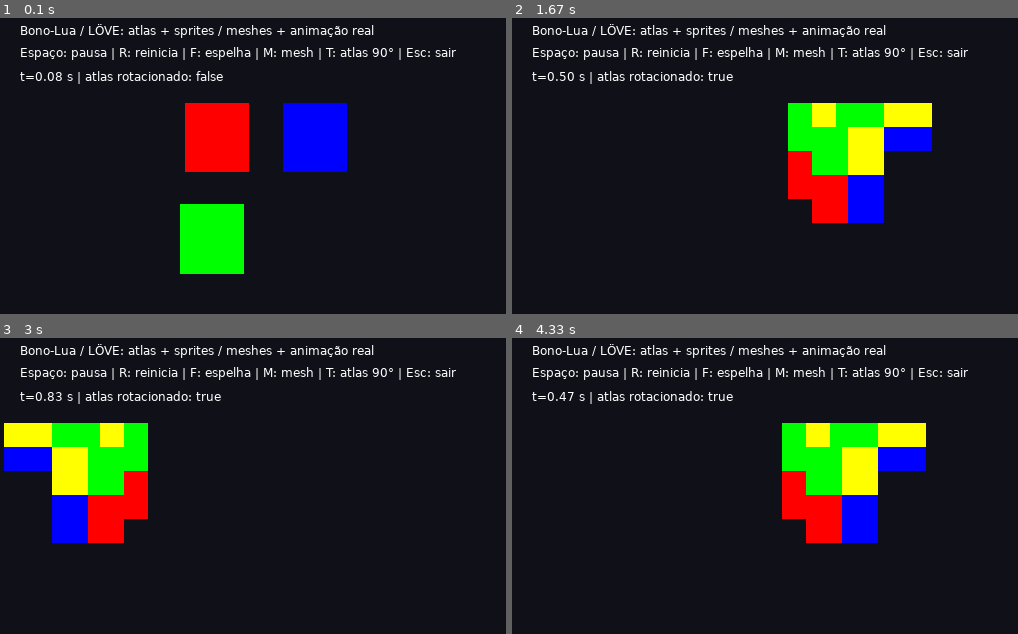
Above: before the commit, frames 1-4 (two rows, left to right).
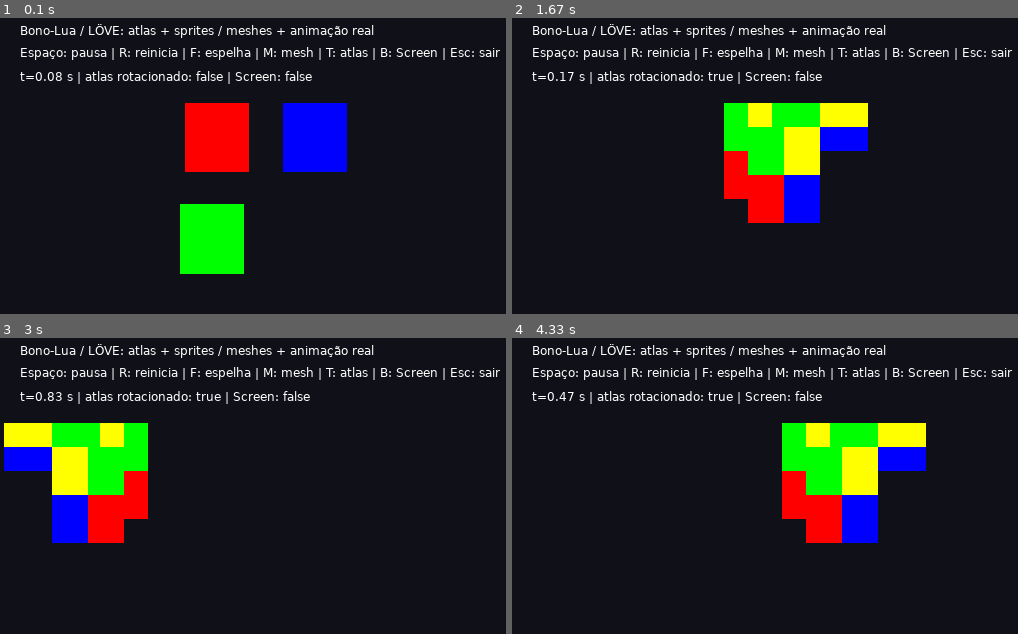
Above: after the commit, the same moments.

Repository: SrTristeSad/Bono-Lua
Game: LÖVE game, started from main.lua
Same seed, same stepped clock (60 frames per second), same inputs: the game is played once before the commit and once after it.
Inputs:
- Up to frame 1 (0.1 s): no input
- Up to frame 2 (1.67 s): tap B at 0.33 s; hold M 0.67-1.13 s; hold D 0.67-1.13 s; tap T at 1.17 s; hold B from 1.5 s (still down)
- Up to frame 3 (3 s): release B at 1.97 s; hold R 2-2.47 s; tap F at 2.5 s; tap Space at 2.83 s
- Up to frame 4 (4.33 s): tap Space at 3.23, 3.53, 3.73, 4.07 s; tap F at 3.32 s

The runs differ from the first frame. In frame 1, 0.6% of the frame differs, in the area x 45-99%, y 10-23%; in frame 2, 14%, in the area x 9-99%, y 10-70%; in frame 3, 0.6%; in frame 4, 0.6%.

Commit message:
Add LÖVE Screen sprite blending with Pixi byte packing and real GPU comparison

Diff:
--- a/docs/PORTING_PROGRESS.json
+++ b/docs/PORTING_PROGRESS.json
@@ -221,9 +221,9 @@
     },
     "Pixi/4.x/src/dragonBones/pixi/PixiSlot.ts": {
       "destination": "dragonbones/love/Slot.lua",
-      "status": "Parcial: sprites/V4, meshes comum/ponderada/Surface e atlas rotacionados adaptados ao LÖVE; blends avançados e integração completa pendentes.",
-      "tests": "lovesprites_differential: 56 cenários/11.188 …(604 unchanged characters)… tation-result.json. Ver LoveRotation.md.",
-      "differences": "LÖVE Mesh/Image/Quad e scene graph em  …(345 unchanged characters)… nal. Ver LoveMeshes.md e LoveSprites.md."
+      "status": "Parcial: sprites, meshes comum/ponderada/Surface, atlas rotacionados e Screen adaptados ao LÖVE; Multiply/outros blends e integração completa pendentes.",
+      "tests": "lovesprites_differential: 56 cenários/11.188 …(604 unchanged characters)… tation-result.json. Ver LoveRotation.md. Screen: 33/6.588 exatos por VM, inclusive troca dinâmica de modo; 18 cenas reais e 1.474.560 canais exigidos idênticos em blend-result.json. Ver LoveScreen.md.",
+      "differences": "LÖVE Mesh/Image/Quad e scene graph em  …(345 unchanged characters)… nal. Ver LoveMeshes.md e LoveSprites.md. Screen usa shader de premultiplicação e empacotamento RGB/alpha do batcher Pixi; recursos pertencem ao display, estado do host restaurado. Multiply e outros blends avançados pendentes."
     },
     "Pixi/4.x/src/dragonBones/pixi/PixiTextureAtlasData.ts": {
       "destination": "dragonbones/love/TextureAtlasData.lua",
--- a/dragonbones/love/Display.lua
+++ b/dragonbones/love/Display.lua
@@ -32,7 +32,29 @@
 function Display:destroy()
   if self.parent then self.parent:removeChild(self)end
   if self._gpuMesh then self._gpuMesh:release();self._gpuMesh=nil end
+  if self._blendShaders then
+    for _,shader in pairs(self._blendShaders)do shader:release()end
+    self._blendShaders=nil
+  end
   self.texture=nil;self.destroyed=true
+end
+-- Pixi's sprite batch packs premultiplied tint and alpha into four bytes.
+-- Images use straight alpha in LÖVE; the shader premultiplies texture RGB.
+local blendEffects={
+  [3]=[[vec4 effect(vec4 color, Image image, vec2 uv, vec2 pixel) {
+    vec4 c = Texel(image, uv);
+    c.rgb *= c.a;
+    return c * color;
+  }]],
+}
+local function blendShader(node)
+  node._blendShaders=node._blendShaders or {}
+  local shader=node._blendShaders[node.blendMode]
+  if not shader then
+    shader=love.graphics.newShader(blendEffects[node.blendMode])
+    node._blendShaders[node.blendMode]=shader
+  end
+  return shader
 end
 local function drawNode(node,parentAlpha)
   if not node.visible then return end
@@ -54,9 +76,15 @@
     end
     local tint=node.tint
     g.setColor(math.floor(tint/65536)%256/255,math.floor(tint/256)%256/255,tint%256/255,alpha)
+    local previousShader=g.getShader()
     if node.blendMode==0 then g.setBlendMode('alpha','alphamultiply')
     elseif node.blendMode==1 then g.setBlendMode('add','alphamultiply')
-    else error('LÖVE sprite backend currently supports Normal/Add blend only')end
+    elseif node.blendMode==3 then
+      g.setColor(math.floor(math.floor(tint/65536)%256*alpha+.5)/255,
+        math.floor(math.floor(tint/256)%256*alpha+.5)/255,
+        math.floor(tint%256*alpha+.5)/255,math.floor(alpha*255)/255)
+      g.setBlendMode('screen','premultiplied');g.setShader(blendShader(node))
+    else error('LÖVE sprite backend supports Normal/Add/Screen only')end
     if node.kind=='mesh'then
       g.setMeshCullMode('none')
       if node.vertices and node.indices.length>0 then
@@ -92,6 +120,7 @@
       end
       g.setMeshCullMode('none');g.draw(texture.spriteMesh)
     else g.draw(texture.image,texture.quad)end
+    if node.blendMode==3 then g.setShader(previousShader)end
   end
   for _,child in ipairs(node.children)do drawNode(child,alpha)end
   g.pop()
--- a/dragonbones/love/Slot.lua
+++ b/dragonbones/love/Slot.lua
@@ -1,11 +1,12 @@
 -- Sprite/mesh paths adapted from pinned Pixi/4.x/src/dragonBones/pixi/PixiSlot.ts.
 -- Copyright (c) DragonBones contributors. MIT: LICENSE-DRAGONBONES.
--- Advanced blend modes remain a separate backend slice.
+-- Screen follows Pixi 4; remaining advanced modes are separate slices.
 local Slot=require('dragonbones.armature.Slot')
 local Pool=require('dragonbones.core.BaseObject')
 local Atlas=require('dragonbones.love.TextureAtlasData').TextureAtlasData
 local Enums=require('dragonbones.core.Enums')
 local Mode=Enums.BlendMode
+local blendModes={[Mode.Normal]=0,[Mode.Add]=1,[Mode.Screen]=3}
 local Binary=Enums.BinaryOffset
 local Shared=require('dragonbones.parser.SharedBinaryBuffer')
 local number=require('dragonbones.parser.JSValue').number
@@ -42,9 +43,9 @@
 function LoveSlot:_updateVisible()self._renderDisplay.visible=self._parent.visible and self._visible end
 function LoveSlot:_updateBlendMode()
   if self._renderDisplay.kind=='sprite'then
-    assert(self._blendMode==Mode.Normal or self._blendMode==Mode.Add,
-      'LÖVE sprite backend currently supports Normal/Add blend only')
-    self._renderDisplay.blendMode=self._blendMode==Mode.Add and 1 or 0
+    local mode=blendModes[self._blendMode]
+    assert(mode~=nil,'LÖVE sprite backend supports Normal/Add/Screen only')
+    self._renderDisplay.blendMode=mode
   end
 end
 function LoveSlot:_updateColor()
--- /dev/null
+++ b/examples/love/blends.lua
@@ -0,0 +1,55 @@
+-- Screen blend demo/captures use real runtime objects and asymmetric atlas input.
+local JSON=require('dragonbones.parser.JSON')
+local Factory=require('dragonbones.love.Factory')
+local Rotated=require('examples.love.rotated')
+local B={}
+function B.scene(mesh,rotated,alpha,tint)
+  local raw=JSON.parse(love.filesystem.read(mesh and'examples/love/meshes_ske.json'or'examples/love/sprites_ske.json'))
+  for i=1,raw.armature[1].slot.length do
+    local slot=raw.armature[1].slot[i]
+    slot.blendMode=12
+    slot.color={aM=alpha*100,rM=tint*100,gM=100,bM=100}
+  end
+  local atlas=JSON.parse(love.filesystem.read('examples/love/rotated_tex.json'))
+  if not rotated then
+    for i=1,atlas.SubTexture.length do atlas.SubTexture[i].rotated=false end
+  end
+  local image=Rotated.image(false)
+  local factory=Factory.new()
+  factory:parseDragonBonesData(raw,'sprites')
+  factory:parseTextureAtlasData(atlas,image,'sprites')
+  local arm=factory:buildArmature('demo','sprites');arm.animation:play('move',0)
+  return factory,arm,image
+end
+function B.capture(output)
+  local cases={}
+  for _,alpha in ipairs({0,.25,.5,1})do
+    for _,tint in ipairs({1,.5})do
+      for _,rotated in ipairs({false,true})do
+        cases[#cases+1]={alpha,tint,rotated,false}
+      end
+    end
+  end
+  cases[#cases+1]={1,1,false,true};cases[#cases+1]={1,1,true,true}
+  for i,c in ipairs(cases)do
+    local factory,arm,image=B.scene(c[4],c[3],c[1],c[2])
+    arm.flipX=i%3==0
+    if i%4==0 and not c[4]then arm:getSlot('red')._zIndex=3;arm._zIndexDirty=true end
+    arm:advanceTime(.25)
+    local canvas=love.graphics.newCanvas(160,128,{format='rgba8',msaa=0})
+    love.graphics.push('all');love.graphics.setCanvas(canvas);love.graphics.origin()
+    love.graphics.clear(64/255,96/255,128/255,1)
+    love.graphics.setColor(.2,.3,.4,.5);love.graphics.setBlendMode('replace','premultiplied')
+    local shader=love.graphics.getShader()
+    arm.display:draw(64,32)
+    local blend,alpha=love.graphics.getBlendMode()
+    assert(blend=='replace'and alpha=='premultiplied'and love.graphics.getShader()==shader,'Draw must restore host state')
+    love.graphics.setCanvas();love.graphics.pop()
+    local data=canvas:newImageData()
+    local f=assert(io.open(output..'/love-blend-'..(i-1)..'.rgba','wb'));f:write(data:getString());f:close()
+    local png=data:encode('png');f=assert(io.open(output..'/love-blend-'..(i-1)..'.png','wb'));f:write(png:getString());f:close()
+    png:release();data:release();canvas:release()
+    arm:dispose();factory.dragonBones:advanceTime(0);factory:clear();factory.dragonBones:advanceTime(0);image:release()
+  end
+end
+return B
--- a/examples/love/main.lua
+++ b/examples/love/main.lua
@@ -78,6 +78,8 @@
 local showMeshes=true
 local showRotation=false
 local Rotated=require('examples.love.rotated')
+local Blends=require('examples.love.blends')
+local showScreen=false
 local factory,arm,image,paused
 function love.load()
   love.graphics.setDefaultFilter('nearest','nearest')
@@ -93,6 +95,12 @@
     local ok,message=xpcall(function()meshPixels(meshOutput,image)end,debug.traceback)
     if not ok then io.stderr:write(message,'\n');love.event.quit(1);return end
     print('LÖVE rendered eight real mesh RGBA/PNG frames.');love.event.quit(0);return
+  end
+  local blendOutput=os.getenv('BONO_BLEND_OUTPUT')
+  if blendOutput then
+    local ok,message=xpcall(function()Blends.capture(blendOutput)end,debug.traceback)
+    if not ok then io.stderr:write(message,'\n');love.event.quit(1);return end
+    print('LÖVE rendered eighteen real Screen RGBA/PNG frames.');love.event.quit(0);return
   end
   local rotationOutput=os.getenv('BONO_ROTATION_OUTPUT')
   if rotationOutput then
@@ -111,18 +119,20 @@
   arm.display:draw(180,100,showMeshes and 4 or 6)
   love.graphics.setColor(1,1,1,1)
   love.graphics.print('Bono-Lua / LÖVE: atlas + sprites / meshes + animação real',20,20)
-  love.graphics.print('Espaço: pausa | R: reinicia | F: espelha | M: mesh | T: atlas 90° | Esc: sair',20,42)
-  love.graphics.print(('t=%.2f s | atlas rotacionado: %s'):format(arm.animation.lastAnimationState.currentTime,tostring(showRotation)),20,66)
+  love.graphics.print('Espaço: pausa | R: reinicia | F: espelha | M: mesh | T: atlas | B: Screen | Esc: sair',20,42)
+  love.graphics.print(('t=%.2f s | atlas rotacionado: %s | Screen: %s'):format(arm.animation.lastAnimationState.currentTime,tostring(showRotation),tostring(showScreen)),20,66)
 end
 function love.keypressed(key)
   if key=='escape'then love.event.quit()
   elseif key=='space'then paused=not paused
   elseif key=='r'then arm.animation:play('move',0)
   elseif key=='f'then arm.flipX=not arm.flipX
-  elseif key=='m'or key=='t'then
+  elseif key=='m'or key=='t'or key=='b'then
     close(factory,arm);image:release()
-    if key=='m'then showMeshes=not showMeshes else showRotation=not showRotation end
-    if showRotation then factory,arm,image=Rotated.scene(showMeshes,1,false,false,false,false)
+    if key=='m'then showMeshes=not showMeshes
+    elseif key=='t'then showRotation=not showRotation else showScreen=not showScreen end
+    if showScreen then factory,arm,image=Blends.scene(showMeshes,showRotation,.5,1)
+    elseif showRotation then factory,arm,image=Rotated.scene(showMeshes,1,false,false,false,false)
     else image=atlasImage();factory,arm=scene(image,1,1,showMeshes)end
     arm.clock=factory.clock
   end
--- a/tests/lovesprites_differential.lua
+++ b/tests/lovesprites_differential.lua
@@ -16,6 +16,7 @@
 local out={};local function push(v)out[#out+1]=tostring(v)end
 local keys={'x','y','scaleX','scaleY','rotation','skewX','skewY','alpha','tint','visible','blendMode'}
 for step=0,3 do
+if op=='blendSwitch'then for i=1,a:getSlots().length do local slot=a:getSlots()[i];slot._blendMode=({12,1,0,12})[step+1];slot._blendModeDirty=true end end
 if step==1 then if op=='hidden'then a:getSlot('red').visible=false elseif op=='replaceTexture'then a.replacedTexture={w …(289 unchanged characters)…
 a:advanceTime(step==0 and 0 or .25);push(#a.display.children);for _,d in ipairs(a.display.children)do for _,k in ipairs …(233 unchanged characters)…
 end
Not shown, changed: docs/DECISIONS.md
Not shown, changed: docs/DIFFERENCES.md
Not shown, changed: docs/PORTING_STATUS.md
Not shown, changed: docs/UPSTREAM_INVENTORY.md
Not shown, changed: docs/VALIDATION.md
Not shown, added: docs/contracts/LoveScreen.md
